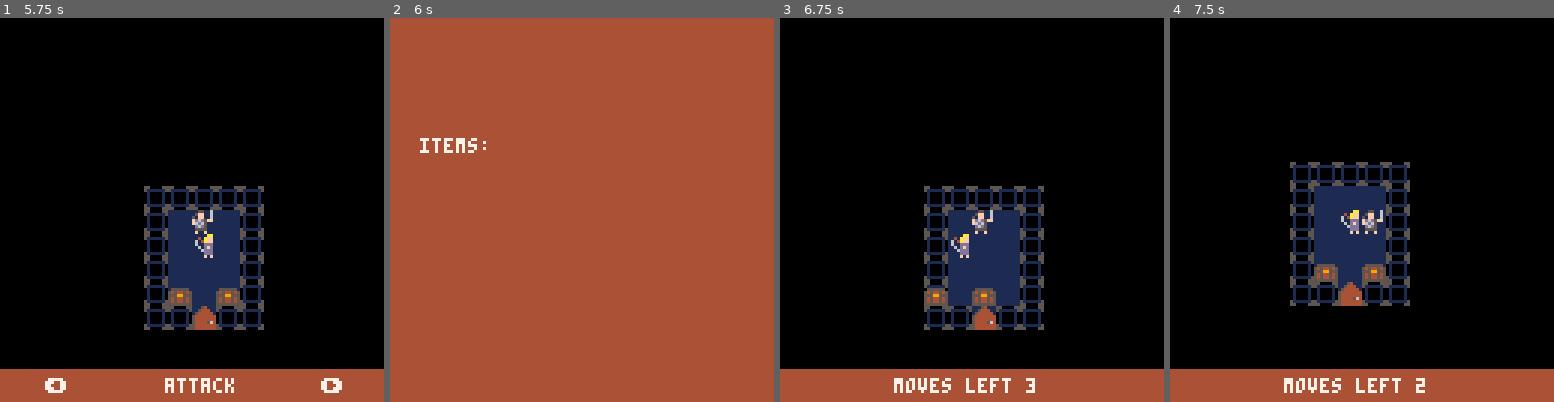
Above: before the commit, frames 1-4 (left to right).
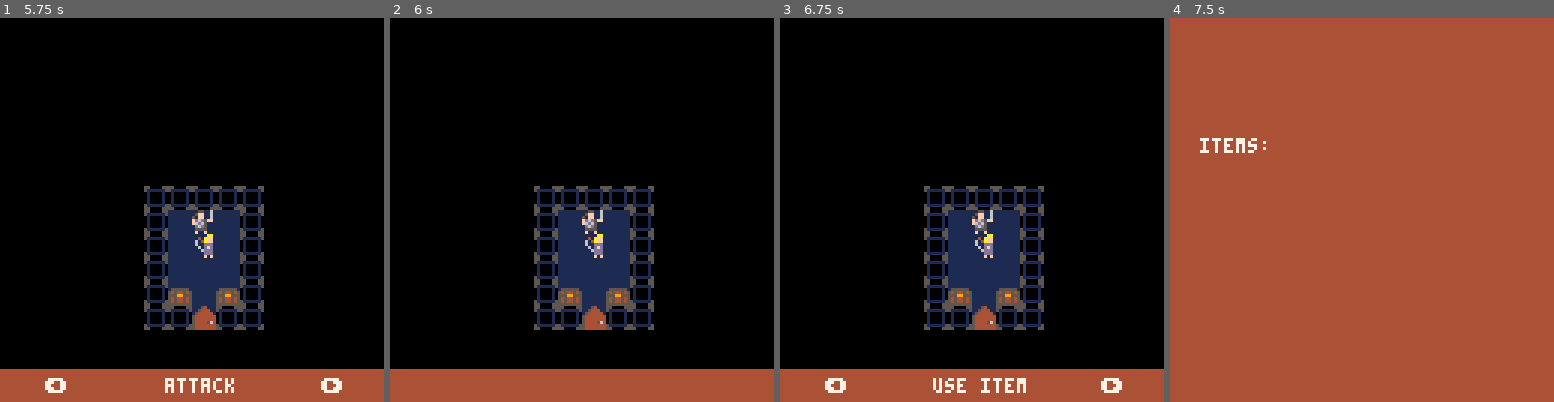
Above: after the commit, the same moments.

Repository: rad-corps/HQuest
Game: PICO-8 cartridge hq.p8
Two runs of this game, one before a commit and one after it. Both use one fixed random seed, a clock stepped at 60 frames per second and the inputs below.
Inputs:
- Up to frame 1 (5.75 s): tap O (Z key) at 0.33, 1.07, 2.22, 3.72, 5.22 s; tap Down at 0.7 s; tap X (X key) at 1.43, 2.07, 2.82, 3.57, 4.32, 5.07 s; hold Up 1.97-2.63 s; hold Right 2.68-3.02 s; hold Down 3.07-3.73 s; hold Left 3.78-4.12 s; hold Up 4.17-4.5 s; hold Left 4.55-5.05 s; hold Right from 5.1 s (still down)
- Up to frame 2 (6 s): tap X (X key) at 5.82 s; release Right at 5.93 s; hold Up from 5.98 s (still down)
- Up to frame 3 (6.75 s): tap X (X key) at 6.57 s; release Up at 6.65 s; hold Right from 6.7 s (still down); tap O (Z key) at 6.72 s
- Up to frame 4 (7.5 s): release Right at 7.03 s; hold Down from 7.08 s (still down); tap X (X key) at 7.32 s

Frame 1 is identical in both runs. In frame 2, 91% of the frame differs, in the area x 0-100%, y 0-92%; in frame 3, 2.5%; in frame 4, 92%, in the area x 0-100%, y 0-98%.

Commit message:
WIP spells

Diff:
--- a/hq.p8
+++ b/hq.p8
@@ -125,6 +125,13 @@
 	add(enemy_type, {"chaos warrior",7,4,4,3,3,22})
 	add(enemy_type, {"gargoyle",6,4,5,3,4,23})
 
+	--string, type, magic cost
+	spell_type = {}
+	add(spell_type, {"heal",1,2,})
+	add(spell_type, {"fire",2,2,})
+	add(spell_type, {"sleep",3,1,})
+	add(spell_type, {"protect",4,2,})
+
 	wallid = 32
 	actor_index=1
 	map_w=34
@@ -135,9 +142,10 @@
 	move_or_action_menu = {}
 	move_or_action_menu[1] = "         move        "
 	move_or_action_menu[2] = "        attack       "
-	move_or_action_menu[3] = "       use item      "
-	move_or_action_menu[4] = "     player stats    "
-	move_or_action_menu[5] = "     finish turn     "
+	move_or_action_menu[3] = "      cast spell     "
+	move_or_action_menu[4] = "       use item      "
+	move_or_action_menu[5] = "     player stats    "
+	move_or_action_menu[6] = "     finish turn     "
 
 	timer=0
 
@@ -286,7 +294,7 @@
 		print("att: " .. p.ap, 10, 20, 7)
 		print("def: " .. p.dp, 50, 20, 7)
 		print("body: " .. p.bp, 90, 20, 7)
-		print("mind: " .. p.mp, 10, 30, 7)
+		print("magic: " .. p.mp, 10, 30, 7)
 		print("shared gold: " .. gold, 50, 30, 7)
 		print("items:", 10, 40, 7)
 		local y_offset = 50
@@ -711,7 +719,7 @@
 
 		elseif self.state != "attack_menu" and ch_opened == false and self.ml == 0 then
 			self.state = "move_or_action"
-			self.menu_selection = 5
+			self.menu_selection = 6
 		end
 	end
 
@@ -799,26 +807,34 @@
 			self.state = "move"
 		elseif self.menu_selection == 2 then --attack
 			if self.action_used == false then
-				--check if enemy is adjacent todo this shouldnt be called every frame
 				self.adjacent_enemies = self:get_adjacent_enemies()
-				if (#self.adjacent_enemies == 0) gui.add_message("no enemies to attack")
+				if (#self.adjacent_enemies == 0) gui.add_message("no enemy to attack")
 				if (#self.adjacent_enemies > 0) then
-					for en in all(self.adjacent_enemies) do
-						printh(en.name)
-					end
 					self.state = "attack_menu"
 					self.attack_selection = 1
 				end
 			else
 				gui.add_message("action already performed")
 			end
-
-		elseif self.menu_selection == 3 then --use item
+		elseif self.menu_selection == 3 then --cast spell
+			printh("cast spell selected")
+			if self.action_used == false then
+
+				self.state = "spell_select"
+
+				-- --todo this stuff needs to happen after selecting a spell
+				-- self.adjacent_enemies = self:get_actors_in_room()
+				-- self.state = "spell_menu"
+				-- self.attack_selection = 1
+			else
+				gui.add_message("action already performed")
+			end
+		elseif self.menu_selection == 4 then --use item
 			app_state = item_select_state
-		elseif self.menu_selection == 4 then --player stats
+		elseif self.menu_selection == 5 then --player stats
 			app_state = player_stats_state
 
-		elseif self.menu_selection == 5 then --end turn
+		elseif self.menu_selection == 6 then --end turn
 			actor_index += 1
 			self.move_used = false
 			self.action_used = false
@@ -879,6 +895,28 @@
 	return ret
 end
 
+--this could be simplified
+function player:get_actors_in_room()
+	local ret = {}
+
+	--get all rooms player is in
+	local rooms = rooms_actor_is_in(self)
+
+	--check all enemies collision with room
+	for rm in all(rooms) do
+		for i=1, #actors do
+			if cell_in_room(rm, actors[i].x, actors[i].y) then
+				if actors[i].alive == true then
+					--todo only add if unique
+					add(ret, actors[i])
+				end
+			end
+		end
+	end
+
+	return ret
+end
+
 function player:is_player_adjacent()
 	local mate = self:get_mate()
 	local ret = false
@@ -1176,6 +1214,16 @@
 		l_chest:init(ch[1], ch[2], ch[3], ch[4])
 		add(chests, l_chest)
 	end
+end
+
+function rooms_actor_is_in(actor)
+	ret = {}
+	for rm in all(rooms) do
+		if cell_in_room(rm, actor.x, actor.y) then
+			add(ret, rm)
+		end
+	end
+	return ret
 end
 
 function reveal_rooms(x,y)
